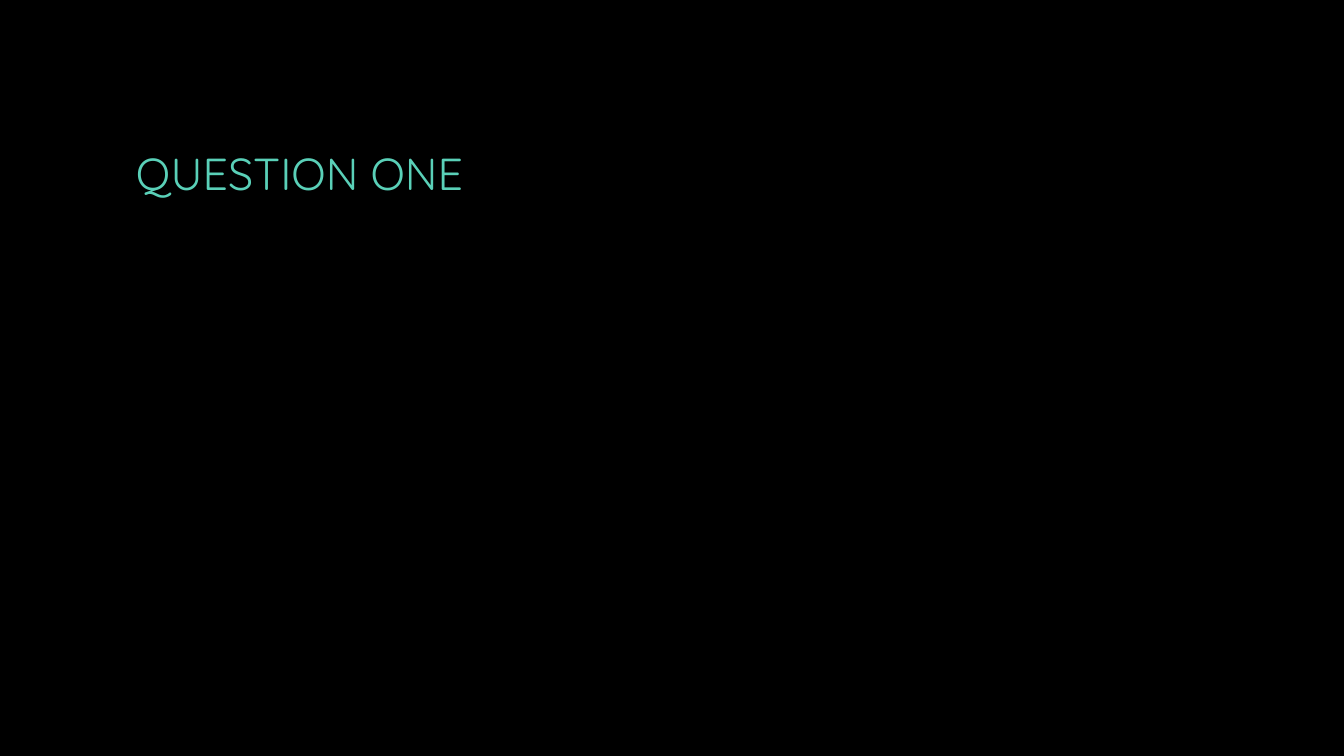
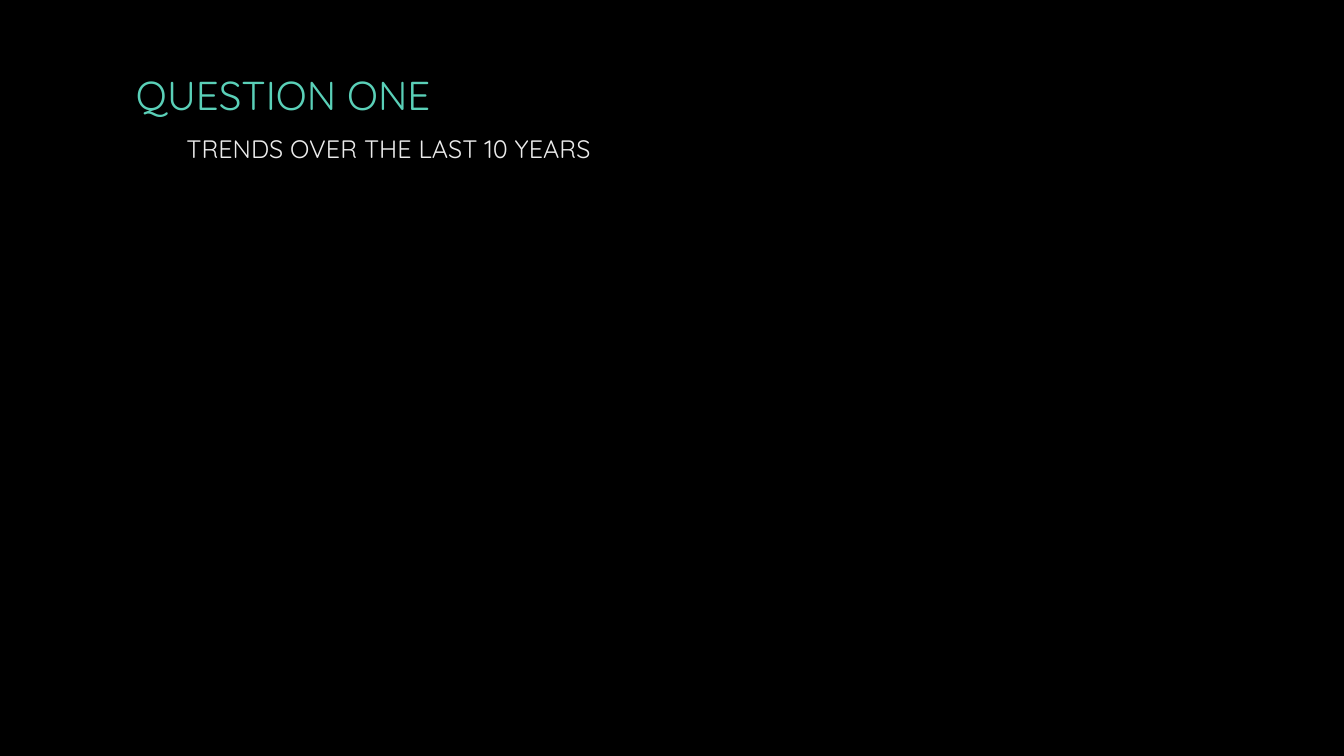
Before and after one commit to Scooters1206/Project-One, a slide deck: slide 5 of Working Files/Project1_Presentation.pptx. Drawn at 1344x756 pixels with LibreOffice and Linux fonts; fonts in the diff are those of the drawing; background and template pictures are left out. Boxes give left, top, right and bottom in pixels: in the first picture for what was removed or moved away, otherwise in the second. Text is boxed around its words. In the diff, an @@ line names an element or a change of style, - is before the commit and + after.

```diff
--- a/Working Files/Project1_Presentation.pptx
+++ b/Working Files/Project1_Presentation.pptx
@@ title at bbox=[136, 81, 591, 159]: text changed; size 32 to 18 pt; text colour #5AD0B8 to #EBEBEB @@
-QUESTION ONE
+QUESTION ONE
+TRENDS OVER THE LAST 10 YEARS
```
Also in this commit, not shown: 6 other slides changed, 3 other files.
